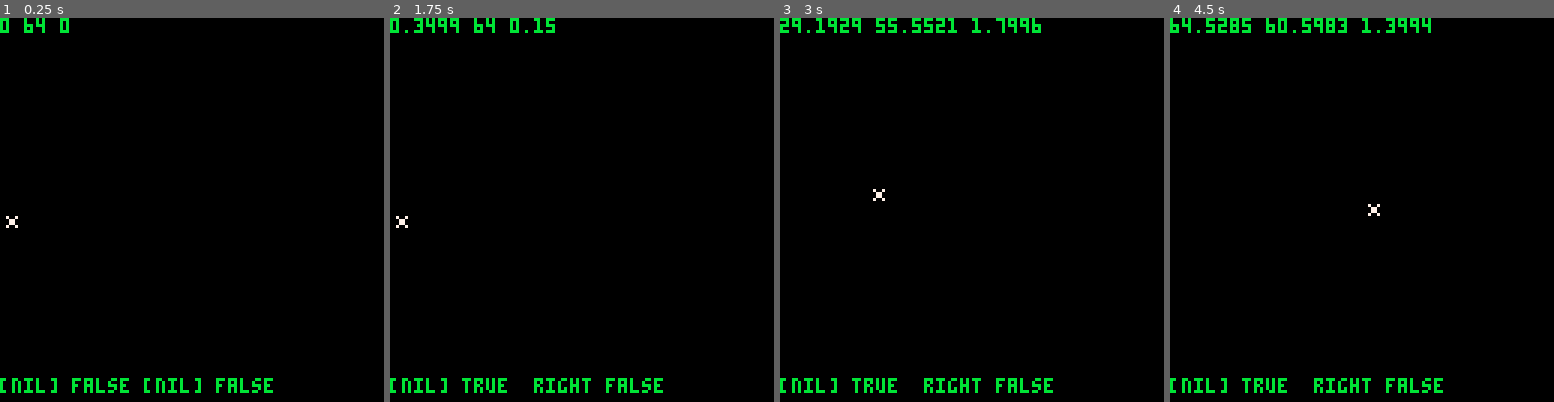
Above: before the commit, frames 1-4 (left to right).
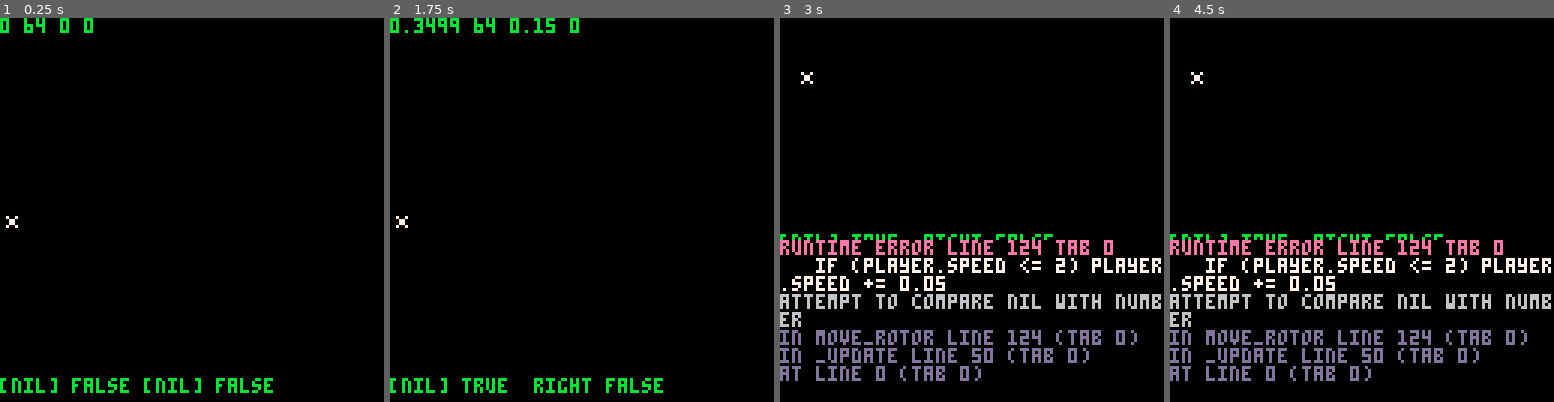
Above: after the commit, the same moments.

Repository: NinetiesPaul/PicoRescue
Game: PICO-8 cartridge picorescue.p8
Two runs of this game, one before a commit and one after it. Both use one fixed random seed, a clock stepped at 60 frames per second and the inputs below.
Inputs:
- Up to frame 1 (0.25 s): no input
- Up to frame 2 (1.75 s): tap X (X key) at 0.33, 1.07 s; tap O (Z key) at 0.7, 1.7 s; hold Right from 1.6 s (still down)
- Up to frame 3 (3 s): tap X (X key) at 1.85, 2.97 s; release Right at 2.1 s; tap O (Z key) at 2.1, 2.5, 2.9 s; hold Up 2.15-2.42 s; hold Right from 2.47 s (still down)
- Up to frame 4 (4.5 s): release Right at 3.03 s; hold Left 3.08-3.58 s; tap O (Z key) at 3.3, 3.7, 4.1 s; hold Down 3.63-3.97 s; hold Right from 4.02 s (still down); tap X (X key) at 4.08 s

The runs differ from the first frame. In frame 1, less than 0.1% of the frame differs, in the area x 21-25%, y 0-4%; in frame 2, less than 0.1%; in frame 3, 11%; in frame 4, 11%, in the area x 0-100%, y 0-98%.
Error after the commit: runtime error line 124 tab 0; if (player.speed <= 2) player.speed += 0.05; attempt to compare nil with number

Commit message:
temp stashing

Diff:
--- a/picorescue.p8
+++ b/picorescue.p8
@@ -9,7 +9,8 @@
 	["y"] = player_strt_y,
 	["mv_speed"] = 1,
 	["on_mission"] = false,
-	["speed"] = 0,
+	["speed_x"] = 0,
+	["speed_y"] = 0,
 	["speed_dir"] = null,
 	["mvn_dir"] = null
 }
@@ -38,7 +39,7 @@
 		spr(00,player.x,player.y)
 	end
 
-	print(player.x.." "..player.y.." "..player.speed,0,0,11)
+	print(player.x.." "..player.y.." "..player.speed_x.." "..player.speed_y,0,0,11)
 
 	print(player.mvn_dir,0,120,11)
 	print(btn_pressed,24,120,11)
@@ -71,30 +72,30 @@
 function move_rotor()
 	if btn(1)  then
 		if player.speed_dir == "left" then
-			if player.speed > 0 then
-				player.speed-=0.10
-				player.x-=player.speed
+			if player.speed_x > 0 then
+				player.speed_x-=0.10
+				player.x-=player.speed_x
 			else
 				player.speed_dir = "right"
 			end
 		else
-			if (player.speed <= 2) player.speed += 0.05
-			player.x+=player.speed
+			if (player.speed_x <= 2) player.speed_x += 0.05
+			player.x+=player.speed_x
 			player.speed_dir = "right"
 		end
 	end
 
 	if btn(0) then
 		if player.speed_dir == "right" then
-			if player.speed > 0 then
-				player.speed-=0.10
-				player.x+=player.speed
+			if player.speed_x > 0 then
+				player.speed_x-=0.10
+				player.x+=player.speed_x
 			else
 				player.speed_dir = "left"
 			end
 		else
-			if (player.speed <= 2) player.speed += 0.05
-			player.x-=player.speed
+			if (player.speed_x <= 2) player.speed_x += 0.05
+			player.x-=player.speed_x
 			player.speed_dir = "left"
 		end
 	end
@@ -132,16 +133,18 @@
 
 function upd_rotor_mvmt()
 	if btn_pressed == false then
-			if (player.speed > 0) player.speed -= 0.05
-			if (player.speed_dir == "right") player.x+=player.speed
-			if (player.speed_dir == "left") player.x-=player.speed
-			if (player.speed_dir == "up") player.y-=player.speed
-			if (player.speed_dir == "down") player.y+=player.speed
+		if player.speed_x > 0 then
+			if (player.speed_x > 0) player.speed_x -= 0.05
+			if (player.speed_dir == "right") player.x+=player.speed_x
+			if (player.speed_dir == "left") player.x-=player.speed_x
+			-- if (player.speed_dir == "up") player.y-=player.speed
+			-- if (player.speed_dir == "down") player.y+=player.speed
+			end
 	end
 
-	if (player.speed > 2) player.speed = 2
-	if (player.speed < 0) player.speed = 0
-	if (player.speed == 0) player.speed_dir = null
+	--if (player.speed > 2) player.speed = 2
+	--if (player.speed < 0) player.speed = 0
+	--if (player.speed == 0) player.speed_dir = null
 end
 
 function check_hostage()
